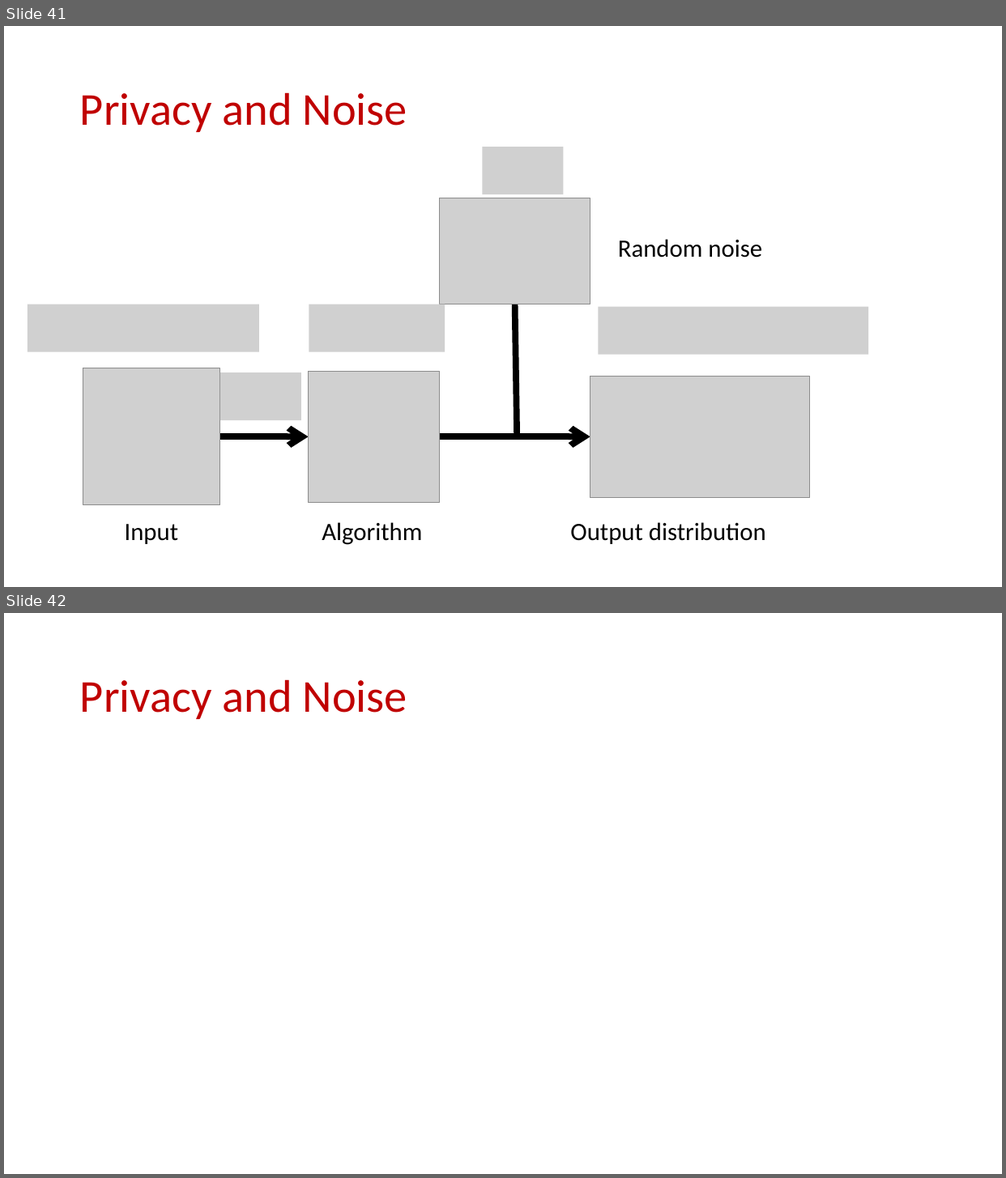
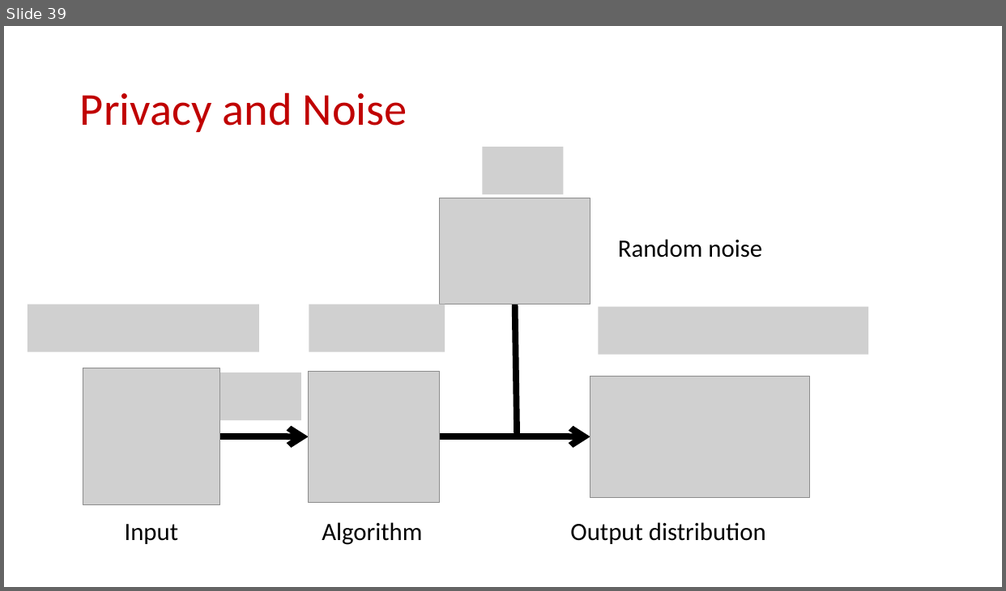
Before and after one commit to samsonzhou/samsonzhou.github.io, a slide deck: CSCE658-S24/L19.pptx. Shown one above the other, each under a label of ours: slides 41 and 42 before the commit, slide 39 after it. The pictures are 1006x1178 and 1006x591 pixels, drawn with LibreOffice and Linux fonts; fonts in the diff are those of the drawing; grey boxes stand for pictures. Boxes give left, top, right and bottom in pixels: in the first picture for what was removed or moved away, otherwise in the second. Text is boxed around its words. In the diff, an @@ line names an element or a change of style, - is before the commit and + after.

```diff
--- a/CSCE658-S24/L19.pptx
+++ b/CSCE658-S24/L19.pptx
@@ slide 42 removed at bbox=[4, 613, 1002, 1174], background #FFFFFF @@
@@ title removed at bbox=[80, 679, 407, 719] @@
-Privacy and Noise
@@ what was slide 41 is now slide 39 @@
```
Also in this commit, not shown: 10 other slides removed, 1 other file.
